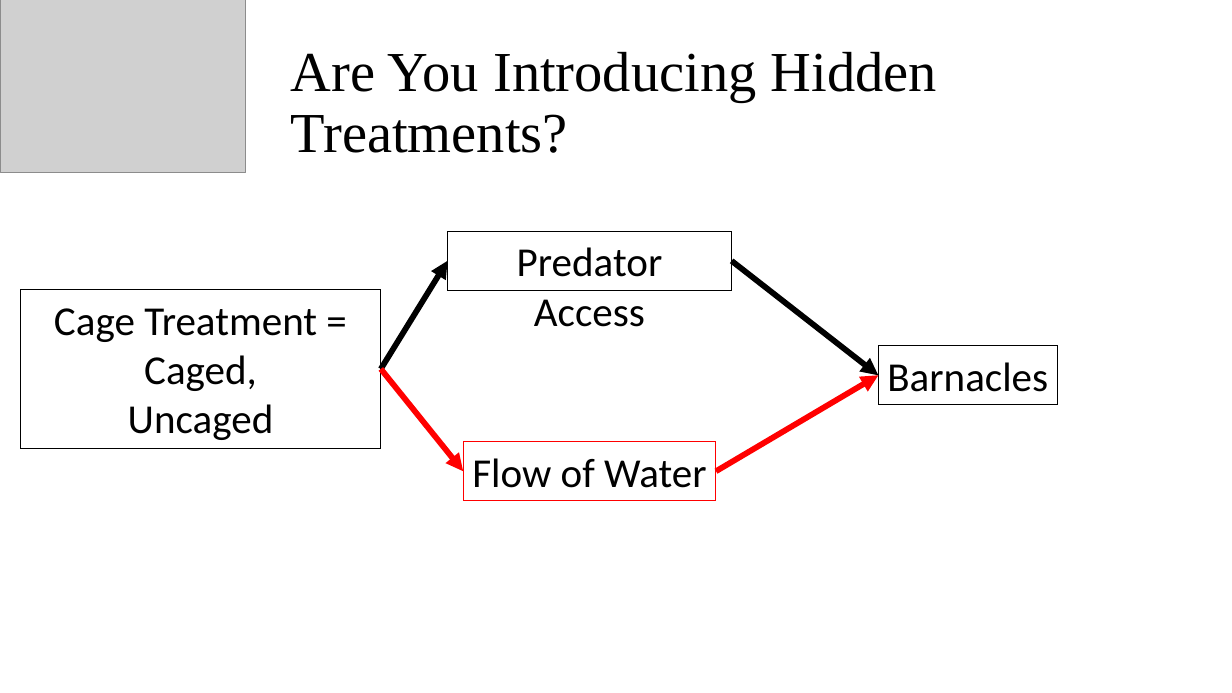
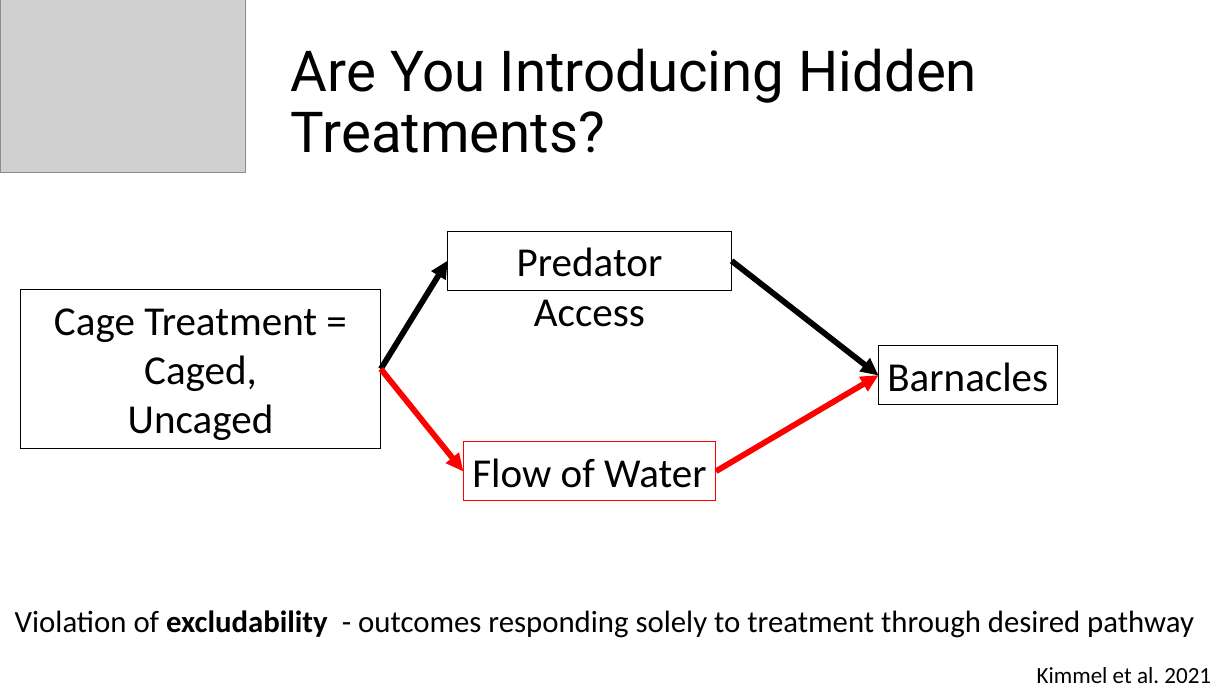
Before and after one commit to biol607/biol607.github.io, a slide deck: slide 22 of lectures/causality_experiments.pptx (slide 48 before the commit). Drawn at 1232x693 pixels with LibreOffice and Linux fonts; fonts in the diff are those of the drawing; grey boxes stand for pictures. Boxes give left, top, right and bottom in pixels: in the first picture for what was removed or moved away, otherwise in the second. Text is boxed around its words. In the diff, an @@ line names an element or a change of style, - is before the commit and + after.

Commit message:
Updating expt design lecture

```diff
--- a/lectures/causality_experiments.pptx
+++ b/lectures/causality_experiments.pptx
@@ title "Are You Introducing Hidden Treatments?" at box(291, 48, 978, 153): font Times New Roman to Roboto @@
@@ text added at box(15, 610, 1194, 638), 24 pt, text #000000 @@
+Violation of excludability - outcomes responding solely to treatment through desired pathway
@@ text added at box(1037, 667, 1211, 683), 18 pt, text #000000 @@
+Kimmel et al. 2021
```
Also in this commit, not shown: 21 other slides changed, 25 slides added, 30 slides removed.
